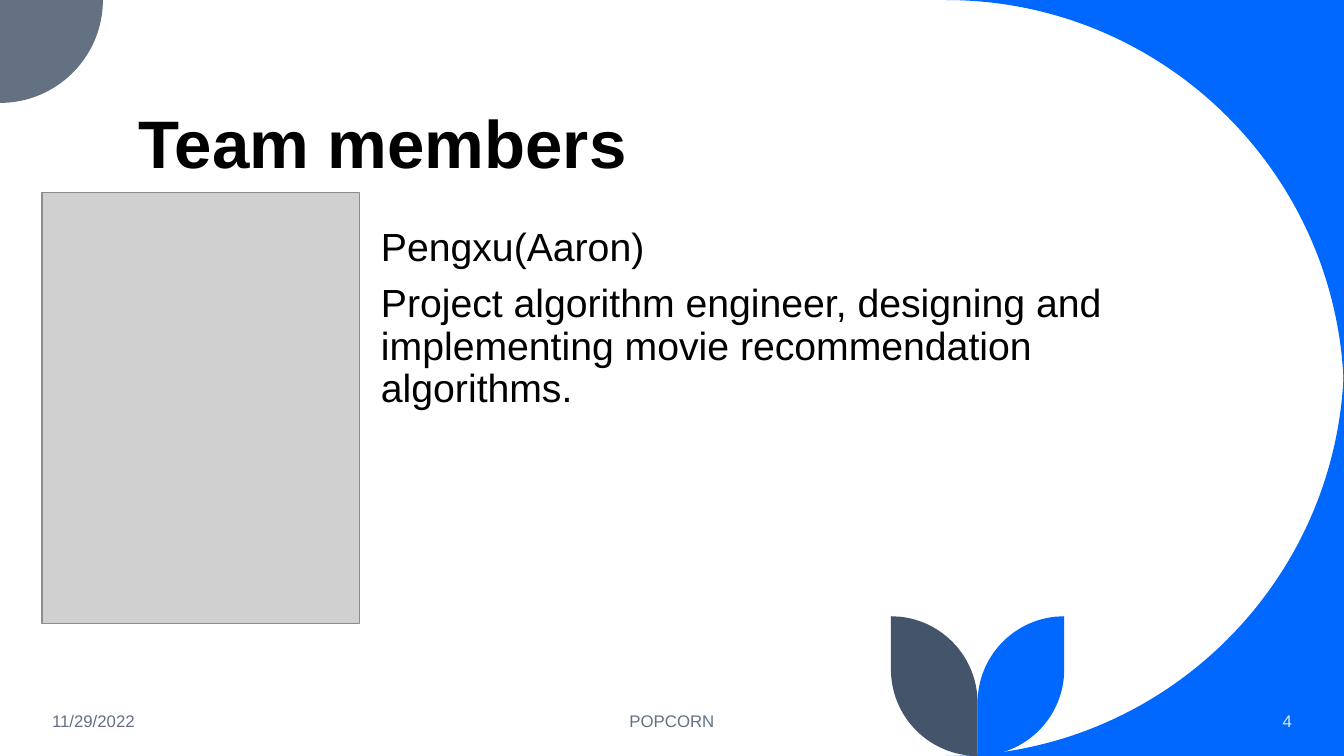
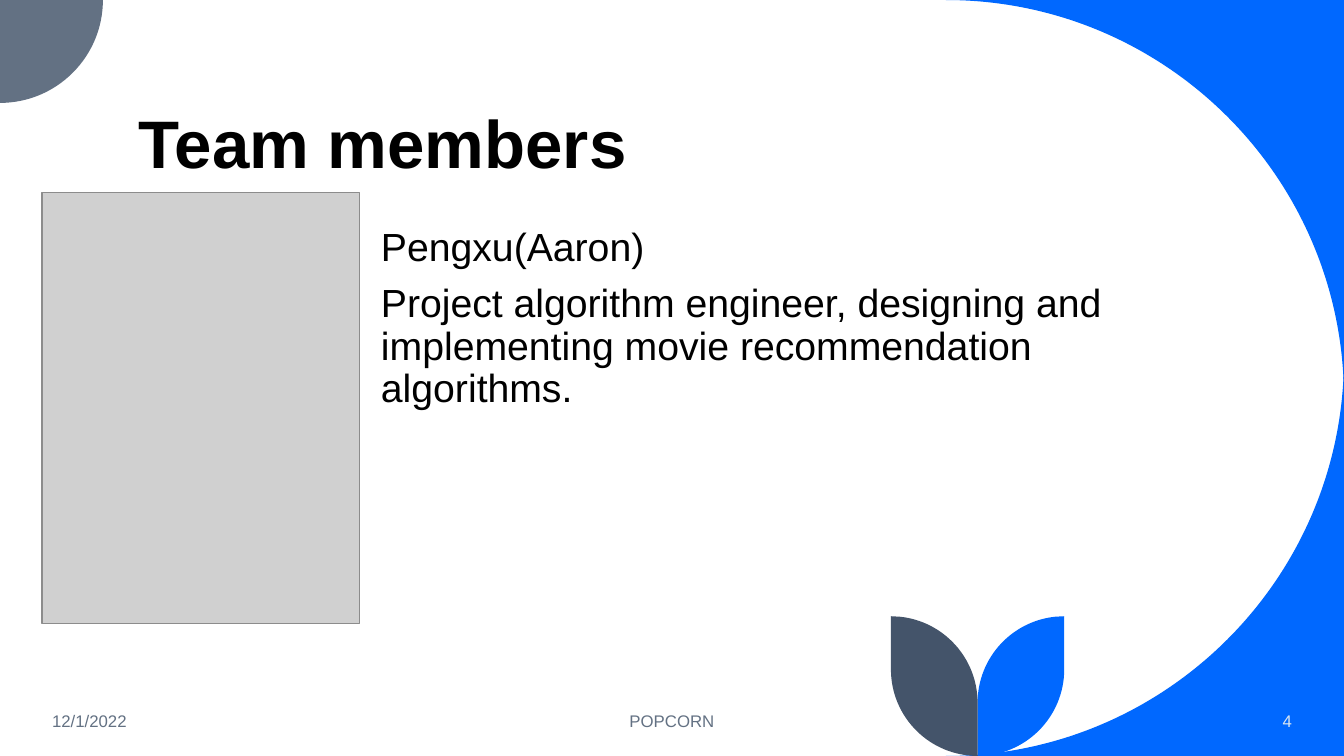
Before and after one commit to atraylo/Popcorn, a slide deck: slide 4 of docs/csc490 POPCORN final presentation.pptx. Drawn at 1344x756 pixels with LibreOffice and Linux fonts; fonts in the diff are those of the drawing; grey boxes stand for pictures. Boxes give left, top, right and bottom in pixels: in the first picture for what was removed or moved away, otherwise in the second. Text is boxed around its words. In the diff, an @@ line names an element or a change of style, - is before the commit and + after.

```diff
--- a/docs/csc490 POPCORN final presentation.pptx
+++ b/docs/csc490 POPCORN final presentation.pptx
@@ text at (52, 715, 127, 727): text changed @@
-11/29/2022
+12/1/2022
```
Also in this commit, not shown: 12 other slides changed, 3 slides added.
